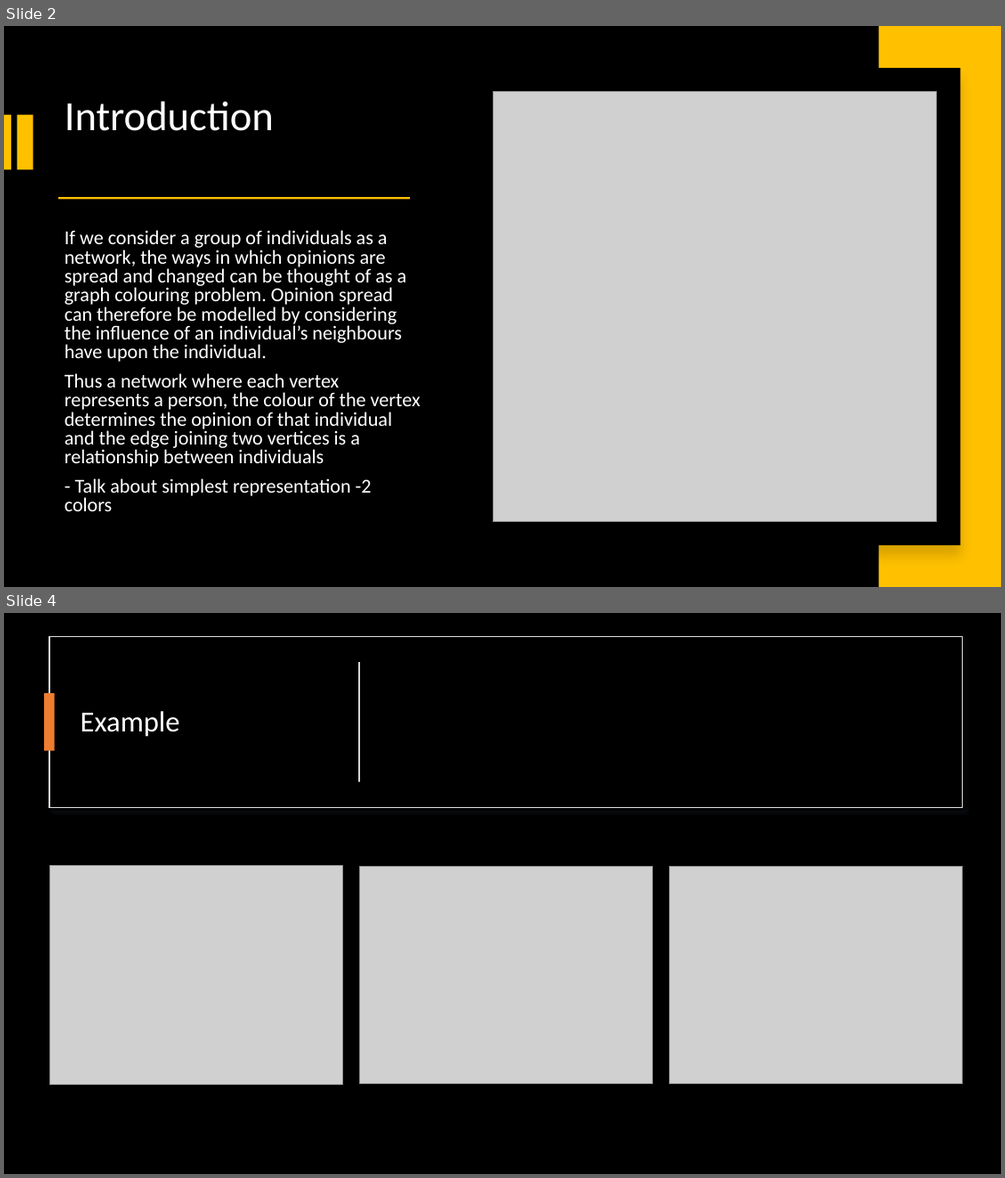
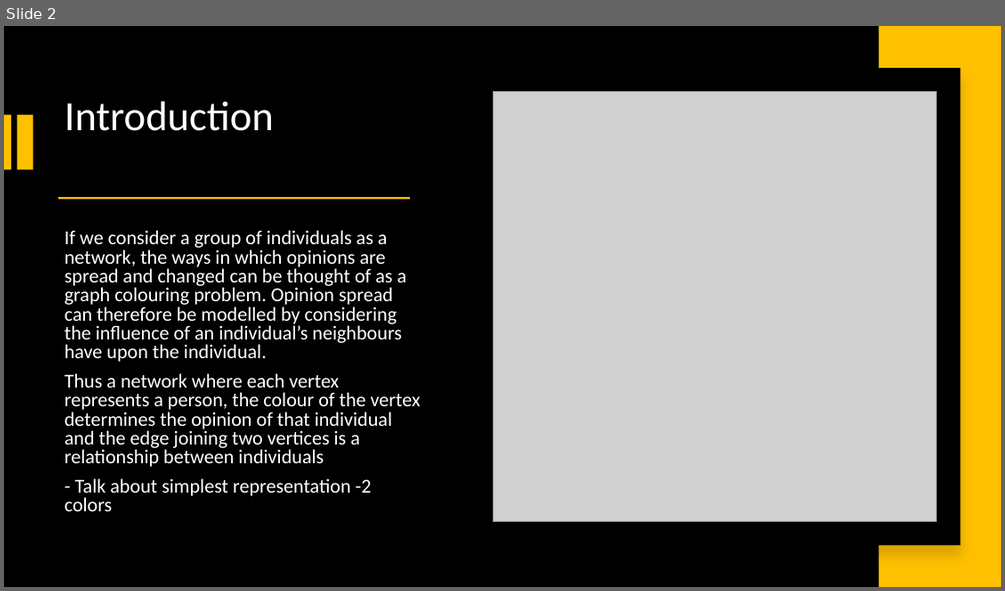
Before and after one commit to Sanskar-16/capstone, a slide deck: Capstone-Presentation.pptx. Shown one above the other, each under a label of ours: slides 2 and 4 before the commit, slide 2 after it; the slides between them are not shown. The pictures are 1005x1178 and 1005x591 pixels, drawn with LibreOffice and Linux fonts; fonts in the diff are those of the drawing; grey boxes stand for pictures. Boxes give left, top, right and bottom in pixels: in the first picture for what was removed or moved away, otherwise in the second. Text is boxed around its words. In the diff, an @@ line names an element or a change of style, - is before the commit and + after.

```diff
--- a/Capstone-Presentation.pptx
+++ b/Capstone-Presentation.pptx
@@ slide 4 removed at [4, 613, 1001, 1174], background #000000 @@
@@ rectangle removed at [49, 637, 963, 807] @@
@@ rectangle removed at [358, 662, 360, 782] @@
@@ rectangle removed at [44, 693, 55, 751] @@
@@ title removed at [81, 711, 180, 737] @@
-Example
@@ picture removed at [49, 866, 343, 1084] @@
@@ picture removed at [359, 867, 652, 1084] @@
@@ picture removed at [670, 867, 963, 1084] @@
```
Also in this commit, not shown: 1 slide changed, 4 slides added, 1 other slide removed.
